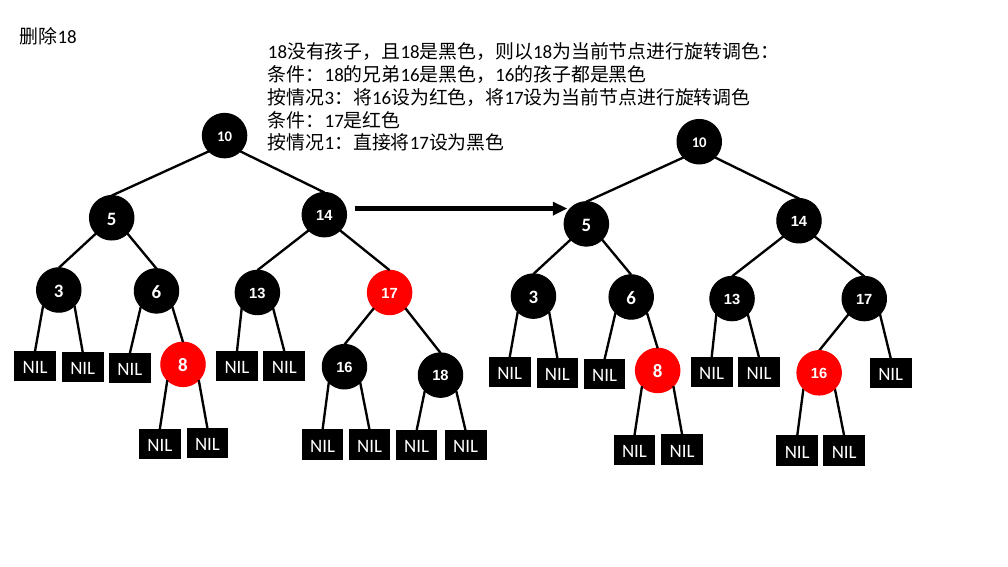
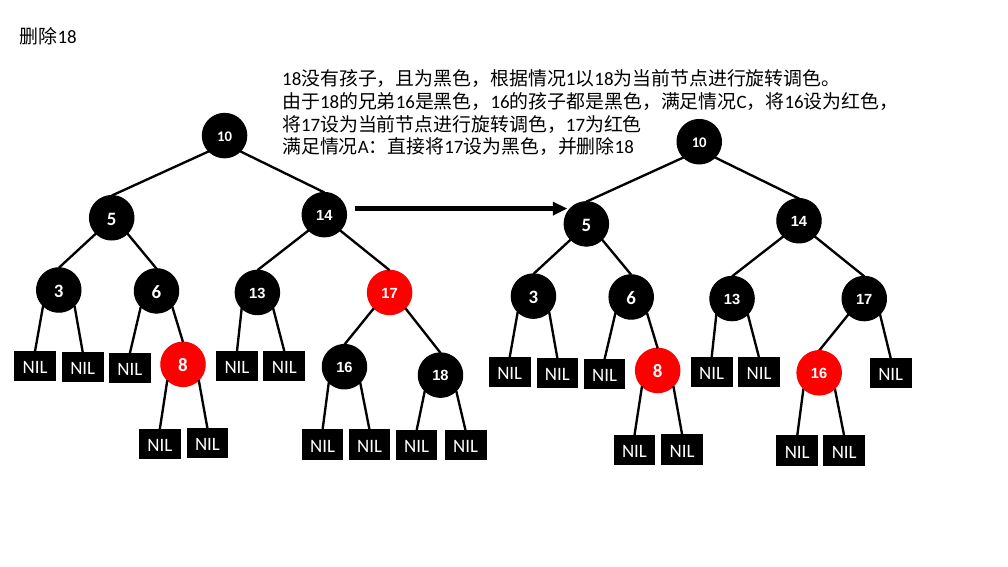
Before and after one commit to BinMarshall/studing, a slide deck: slide 28 of 源码分析/红黑树插入演示.pptx. Drawn at 1008x567 pixels with LibreOffice and Linux fonts; fonts in the diff are those of the drawing. Boxes give left, top, right and bottom in pixels: in the first picture for what was removed or moved away, otherwise in the second. Text is boxed around its words. In the diff, an @@ line names an element or a change of style, - is before the commit and + after.

```diff
--- a/源码分析/红黑树插入演示.pptx
+++ b/源码分析/红黑树插入演示.pptx
@@ text at [282, 70, 898, 155]: text changed @@
-18没有孩子，且18是黑色，则以18为当前节点进行旋转调色：
-条件：18的兄弟16是黑色，16的孩子都是黑色
-按情况3：将16设为红色，将17设为当前节点进行旋转调色
-条件：17是红色
-按情况1：直接将17设为黑色
+18没有孩子，且为黑色，根据情况1以18为当前节点进行旋转调色。
+由于18的兄弟16是黑色，16的孩子都是黑色，满足情况C，将16设为红色，
+将17设为当前节点进行旋转调色，17为红色
+满足情况A：直接将17设为黑色，并删除18
```
Also in this commit, not shown: 19 other slides changed.
